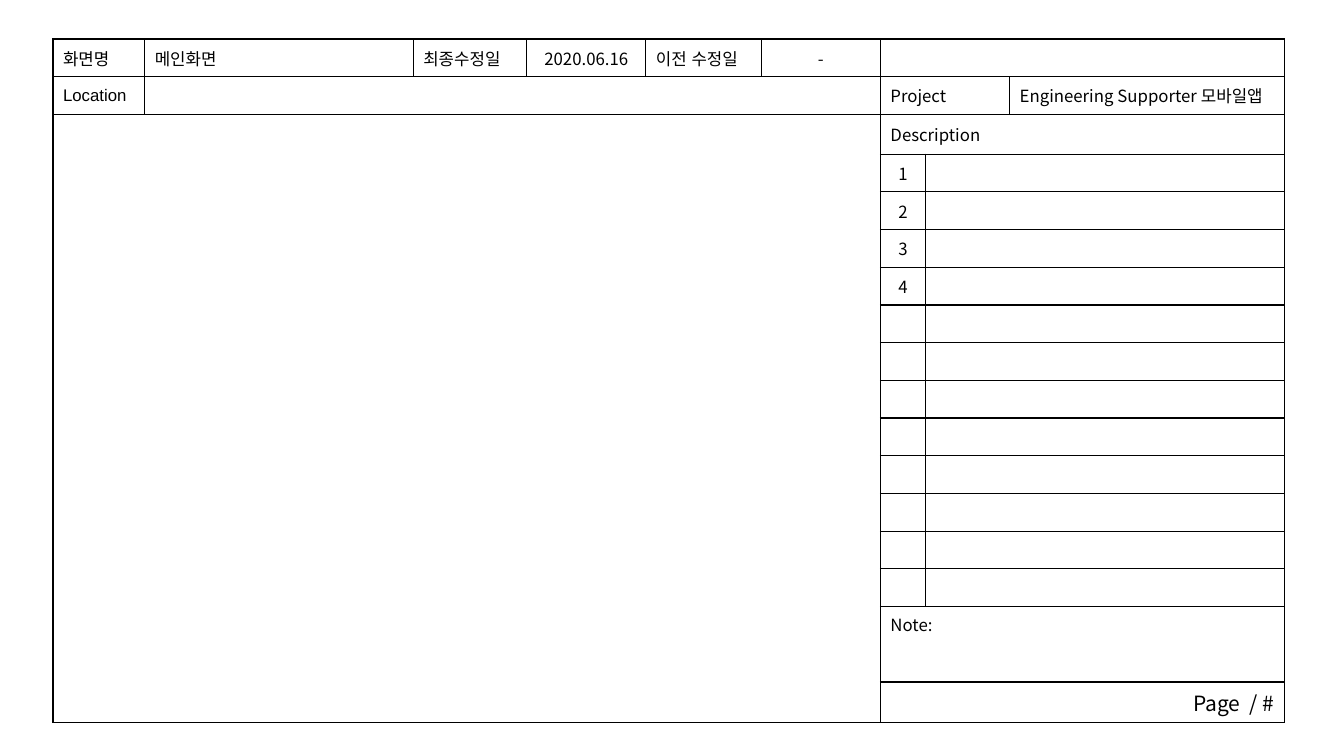
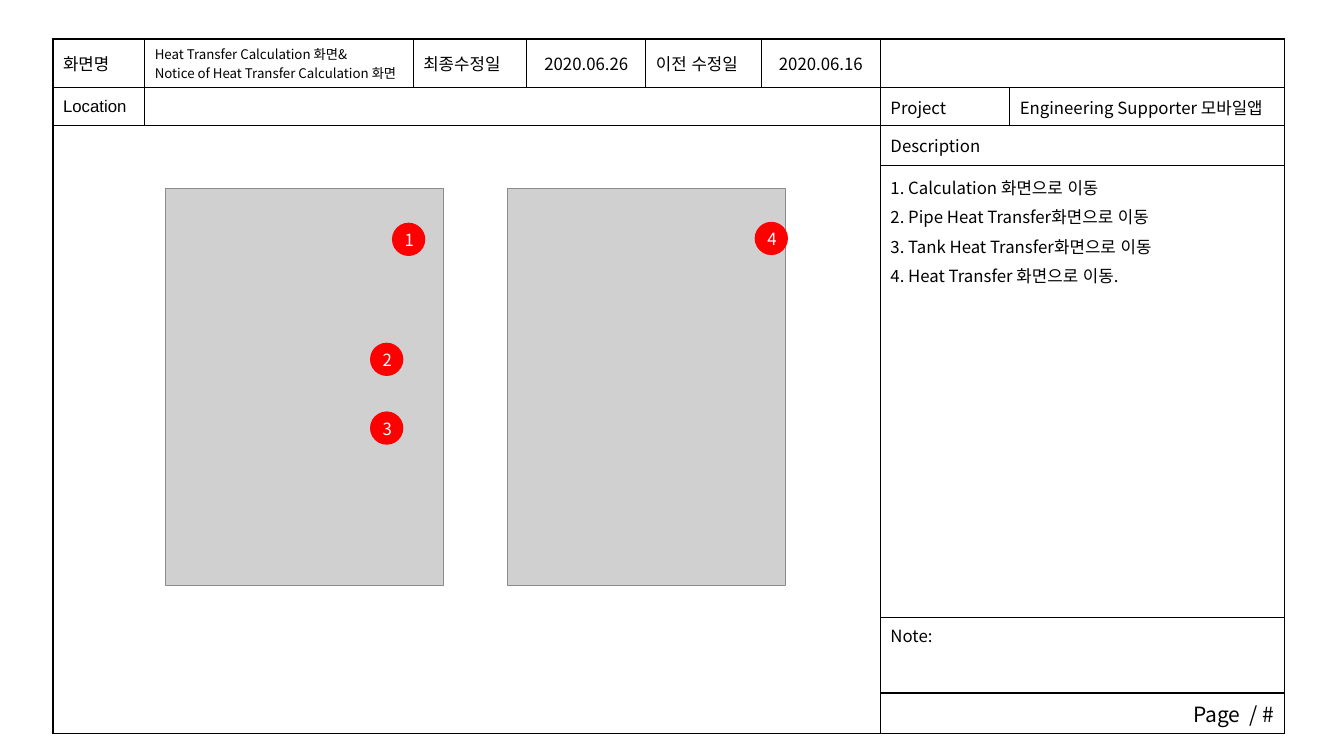
Before and after one commit to woocharle/ict.edu.UI-and-UX, a slide deck: slide 15 of 4.아키텍처설계/스토리보드.pptx (slide 13 before the commit). Drawn at 1344x756 pixels with LibreOffice and Linux fonts; fonts in the diff are those of the drawing; grey boxes stand for pictures. Boxes give left, top, right and bottom in pixels: in the first picture for what was removed or moved away, otherwise in the second. Text is boxed around its words. In the diff, an @@ line names an element or a change of style, - is before the commit and + after.

```diff
--- a/4.아키텍처설계/스토리보드.pptx
+++ b/4.아키텍처설계/스토리보드.pptx
@@ table at (53, 39, 1286, 731) @@
-화면명 | 메인화면 | 최종수정일 | 2020.06.16 | 이전 수정일 | - |  |  | 
-Location |  |  |  |  |  | Project |  | Engineering Supporter 모바일앱
- |  |  |  |  |  | Description |  | 
- |  |  |  |  |  | 1 |  | 
- |  |  |  |  |  | 2 |  | 
- |  |  |  |  |  | 3 |  | 
- |  |  |  |  |  | 4 |  | 
- |  |  |  |  |  |  |  | 
- |  |  |  |  |  |  |  | 
- |  |  |  |  |  |  |  | 
- |  |  |  |  |  |  |  | 
- |  |  |  |  |  |  |  | 
- |  |  |  |  |  |  |  | 
- |  |  |  |  |  |  |  | 
- |  |  |  |  |  |  |  | 
- |  |  |  |  |  | Note: |  | 
- |  |  |  |  |  | Page / # |  | 
+화면명 | Heat Transfer Calculation 화면& / Notice of Heat Transfer Calculation 화면 | 최종수정일 | 2020.06.26 | 이전 수정일 | 2020.06.16 |  | 
+Location |  |  |  |  |  | Project | Engineering Supporter 모바일앱
+ |  |  |  |  |  | Description | 
+ |  |  |  |  |  | 1. Calculation 화면으로 이동 / 2. Pipe Heat Transfer화면으로 이동 / 3. Tank Heat Transfer화면으로 이동 / 4. Heat Transfer 화면으로 이동. | 
+ |  |  |  |  |  | Note: | 
+ |  |  |  |  |  | Page / # | 
@@ picture added at (165, 189, 444, 586) @@
@@ picture added at (508, 189, 786, 586) @@
@@ ellipse added at (392, 223, 425, 256), fill #FF0000 @@
@@ text added at (405, 233, 414, 246), 12 pt, text #FFFFFF @@
+1
@@ ellipse added at (755, 222, 788, 255), fill #FF0000 @@
@@ text added at (767, 232, 776, 245), 12 pt, text #FFFFFF @@
+4
@@ ellipse added at (370, 343, 403, 376), fill #FF0000 @@
@@ text added at (383, 353, 392, 366), 12 pt, text #FFFFFF @@
+2
@@ ellipse added at (370, 411, 403, 445), fill #FF0000 @@
@@ text added at (383, 422, 392, 436), 12 pt, text #FFFFFF @@
+3
```
Also in this commit, not shown: 12 other slides changed, 4 slides added, 21 other files.
